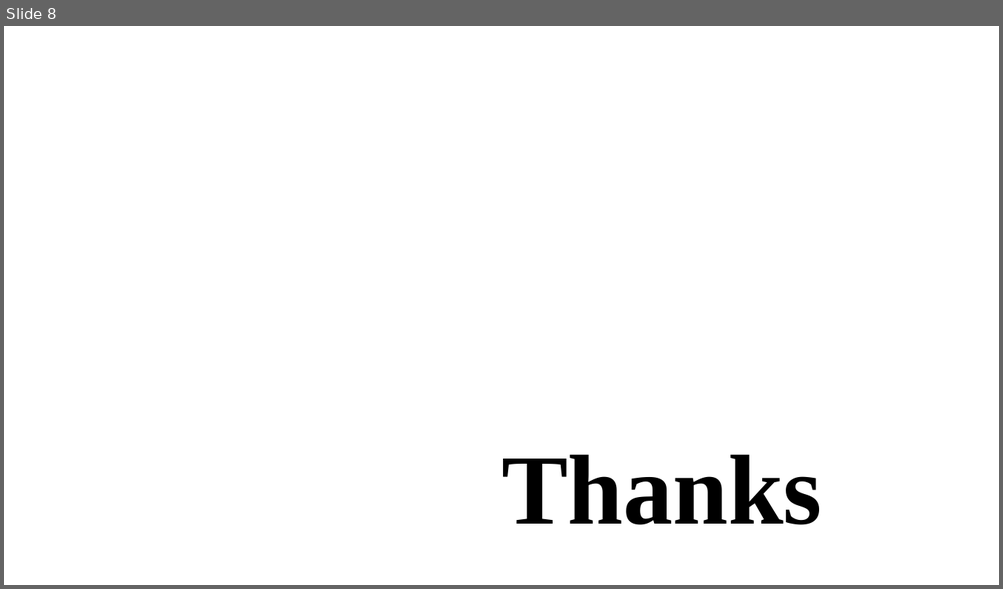
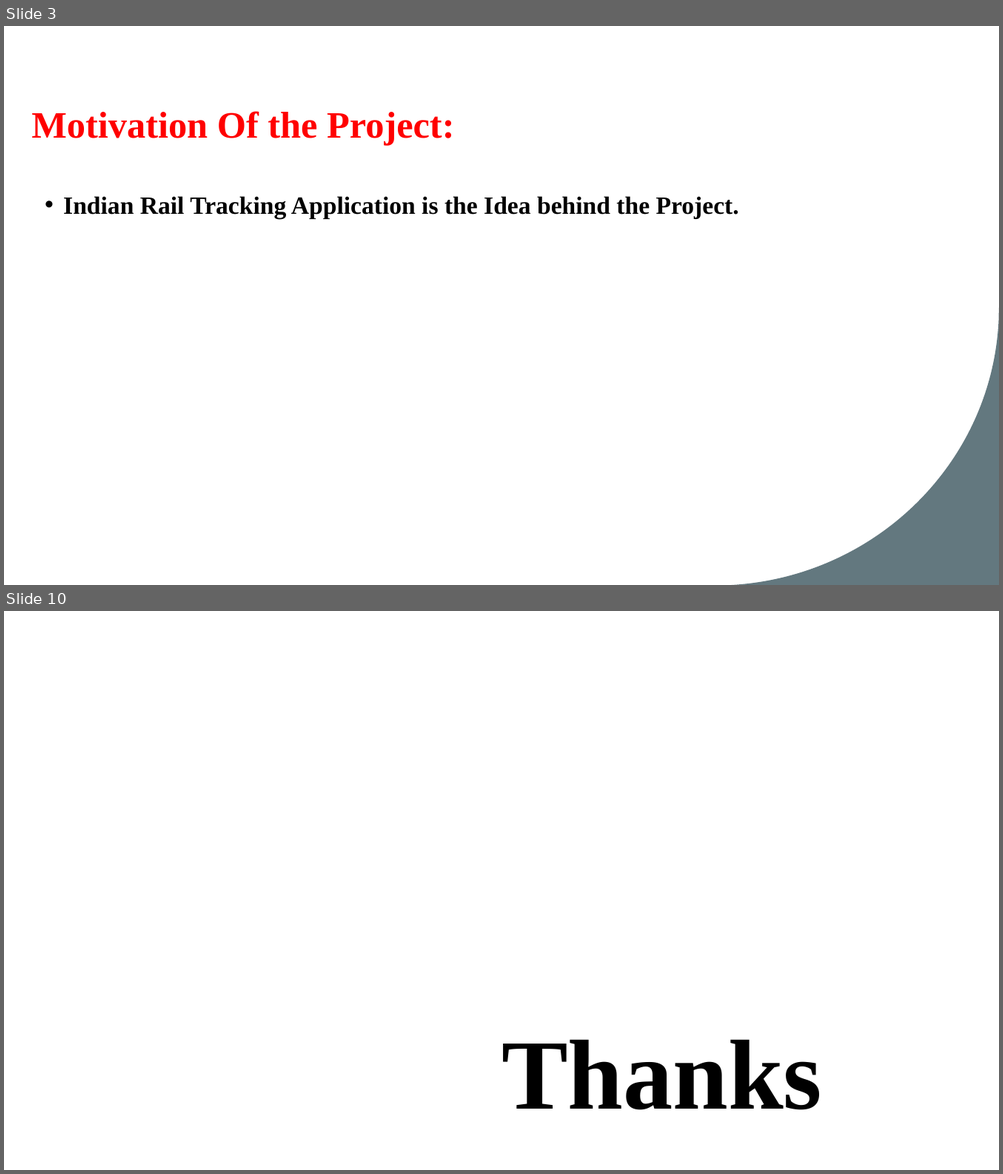
Before and after one commit to vinay-polanki/ATC_R_Project, a slide deck: Atc & Visualisation.pptx. Shown one above the other, each under a label of ours: slide 8 before the commit, slides 3 and 10 after it; the slides between them are not shown. The pictures are 1003x589 and 1003x1174 pixels, drawn with LibreOffice and Linux fonts; fonts in the diff are those of the drawing; background and template pictures are left out. Boxes give left, top, right and bottom in pixels: in the first picture for what was removed or moved away, otherwise in the second. Text is boxed around its words. In the diff, an @@ line names an element or a change of style, - is before the commit and + after.

```diff
--- a/Atc & Visualisation.pptx
+++ b/Atc & Visualisation.pptx
@@ slide 3 added at (x1=4, y1=26, x2=999, y2=585), background #FFFFFF @@
@@ title added at (x1=31, y1=111, x2=454, y2=145), 36 pt, text #FF0000, bold @@
+Motivation Of the Project:
@@ text added at (x1=63, y1=196, x2=739, y2=219), 24 pt, text #000000, bold @@
+• Indian Rail Tracking Application is the Idea behind the Project.
@@ freeform shape added at (x1=723, y1=308, x2=999, y2=585), fill #63787F @@
@@ what was slide 8 is now slide 10 @@
```
Also in this commit, not shown: 1 slide changed, 7 other slides added, 6 slides removed.
